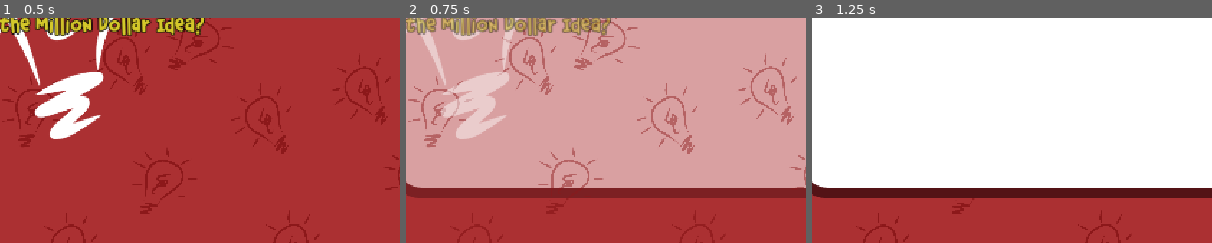
Above: before the commit, frames 1-3 (left to right).
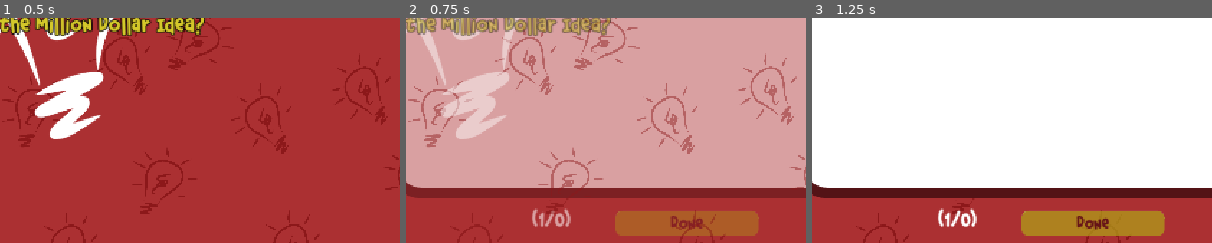
Above: after the commit, the same moments.

Repository: banana67676/Pitch-It-2025-2026
Game: Godot game, scene res://Scenes/Display Scene/Display_Scene.tscn
Two runs of this game, one before a commit and one after it. Both use one fixed random seed, a clock stepped at 60 frames per second and the inputs below. This scene is started directly instead of the project's main scene.
Inputs (mouse positions are % of the whole screen's width and height, from its top left):
- Up to frame 1 (0.5 s): no input
- Up to frame 2 (0.75 s): click (78, 95) at 0.5 s, where only the run after the commit has a clickable "Done"
- Up to frame 3 (1.25 s): no input
The pictures show only the part of the screen within x 43-93%, y 50-100%; the shares and areas given below are measured in that part.

Frame 1 is identical in both runs. In frame 2, 4.2% of the frame differs, in the area x 31-89%, y 84-97%; in frame 3, 4.4%.

Commit message:
start of the done button

Diff:
--- a/Scenes/Creation Scene/Creation_Scene.tscn
+++ b/Scenes/Creation Scene/Creation_Scene.tscn
@@ -5,7 +5,7 @@
 [ext_resource type="Theme" uid="uid://b7qrc55c1kxgl" path="res://Assets/GameTheme.tres" id="2_42e26"]
 [ext_resource type="PackedScene" uid="uid://6b5nae3lm6ou" path="res://Card/Card Content/Card.tscn" id="3_4ok8t"]
 [ext_resource type="PackedScene" uid="uid://cyweidcx36nir" path="res://UI/Timer/timer.tscn" id="6_6loq4"]
-[ext_resource type="PackedScene" uid="uid://dd60pjnm1aiw6" path="res://Scenes/Settings Scene/Settings_Scene.tscn" id="7_vy3qb"]
+[ext_resource type="PackedScene" uid="uid://dd60pjnm1aiw6" path="res://Scenes/Settings Scene/settings_scene.tscn" id="7_vy3qb"]
 
 [node name="Creation_Scene" type="Control"]
 layout_mode = 3
@@ -112,13 +112,21 @@
 caret_blink = true
 
 [node name="What" parent="." instance=ExtResource("3_4ok8t")]
-position = Vector2(25, 210)
+layout_mode = 0
+offset_left = 25.0
+offset_top = 210.0
+offset_right = 410.0
+offset_bottom = 459.0
 rotation = -0.08726645
 scale = Vector2(0.6, 0.6)
 card_type = 1
 
 [node name="Who" parent="." instance=ExtResource("3_4ok8t")]
-position = Vector2(25, 320)
+layout_mode = 0
+offset_left = 25.0
+offset_top = 320.0
+offset_right = 410.0
+offset_bottom = 569.0
 rotation = 0.13962634
 scale = Vector2(0.6, 0.6)
 
--- a/Scenes/Display Scene/Display_Scene.tscn
+++ b/Scenes/Display Scene/Display_Scene.tscn
@@ -1,8 +1,9 @@
-[gd_scene load_steps=32 format=3 uid="uid://btymdikyjn22l"]
+[gd_scene load_steps=33 format=3 uid="uid://btymdikyjn22l"]
 
 [ext_resource type="Script" uid="uid://dhbna7umiw7h4" path="res://Scenes/Display Scene/display.gd" id="1_o62vh"]
 [ext_resource type="PackedScene" uid="uid://cyweidcx36nir" path="res://UI/Timer/timer.tscn" id="4_vsoll"]
-[ext_resource type="PackedScene" uid="uid://dd60pjnm1aiw6" path="res://Scenes/Settings Scene/Settings_Scene.tscn" id="6_nmnxq"]
+[ext_resource type="Theme" uid="uid://b7qrc55c1kxgl" path="res://Assets/GameTheme.tres" id="6_lj7yx"]
+[ext_resource type="PackedScene" uid="uid://dd60pjnm1aiw6" path="res://Scenes/Settings Scene/settings_scene.tscn" id="6_nmnxq"]
 [ext_resource type="Texture2D" uid="uid://bx8kfclenkpg" path="res://Assets/grabber.svg" id="7_vg7wq"]
 [ext_resource type="Texture2D" uid="uid://c3jy0gp8ynxlw" path="res://Assets/grabber_highlight.svg" id="8_e1xid"]
 
@@ -479,3 +480,38 @@
 offset_top = 16.0
 offset_right = 1136.0
 offset_bottom = 16.0
+
+[node name="DoneMargin" type="MarginContainer" parent="."]
+layout_mode = 0
+offset_left = 574.0
+offset_top = 592.0
+offset_right = 1051.0
+offset_bottom = 638.0
+size_flags_horizontal = 3
+theme_override_constants/margin_left = 30
+theme_override_constants/margin_top = 0
+theme_override_constants/margin_right = 45
+
+[node name="HBoxContainer" type="HBoxContainer" parent="DoneMargin"]
+layout_mode = 2
+theme_override_constants/separation = -10
+
+[node name="DonePlayers" type="Label" parent="DoneMargin/HBoxContainer"]
+unique_name_in_owner = true
+layout_mode = 2
+size_flags_horizontal = 3
+theme_override_font_sizes/font_size = 28
+text = "(3/5)"
+horizontal_alignment = 1
+
+[node name="DoneButton" type="Button" parent="DoneMargin/HBoxContainer"]
+unique_name_in_owner = true
+layout_mode = 2
+size_flags_horizontal = 3
+size_flags_vertical = 4
+theme = ExtResource("6_lj7yx")
+theme_type_variation = &"ButtonSmall"
+theme_override_font_sizes/font_size = 24
+text = "Done"
+
+[connection signal="pressed" from="DoneMargin/HBoxContainer/DoneButton" to="." method="_on_done_button_pressed"]
--- a/Scenes/Display Scene/display.gd
+++ b/Scenes/Display Scene/display.gd
@@ -7,9 +7,15 @@
 @onready var slogan: Label = %Slogan
 @onready var player_name: Label = %PlayerName
 
+var is_done: bool = false
+
+
 
 func _ready() -> void:
+	MultiplayerManager.done_players = 0
+	_set_done_players(0, MultiplayerManager.players.size())
 	GDSync.expose_func(display_card)
+	GDSync.expose_func(display_done_button)
 	output = Sprite2D.new()
 	output.centered = false
 	var canvas_fill = PackedByteArray()
@@ -21,6 +27,14 @@
 	output.global_position = Vector2(478, 92) #where the drawing is put on the screen
 	output.scale = Vector2(0.807, 0.807) #scale the drawing appropriately to fit the frame
 	add_child(output)
+
+
+@rpc("any_peer", "call_local", "reliable")
+func display_done_button() -> void:
+	MultiplayerManager.done_players += 1
+	var total_players := MultiplayerManager.players.size()
+	_set_done_players(MultiplayerManager.done_players, total_players)
+
 
 
 #function to display the card (this function is called on connected peer)
@@ -40,3 +54,20 @@
 func repeat_fill(array: PackedByteArray, suppliant: PackedByteArray) -> void:
 	for i in range(array.size()):
 		array.set(i, suppliant[i % suppliant.size()])
+
+func _set_done_players(done_players: int, total_players: int) -> void:
+	%DonePlayers.text = "(" + str(done_players) + "/" + str(total_players) + ")" #the formatting for done players
+	if done_players == total_players: #if everyone has finished
+		MultiplayerManager.paused = true #pause the timer
+		MultiplayerManager.start(.1) #start the timer with .1 seconds left
+		MultiplayerManager.paused = false #unpause the timer
+		MultiplayerManager.done_players = 0
+
+
+func _on_done_button_pressed() -> void:
+	if is_done:
+		is_done = false  # already pressed, do nothing
+	is_done = true
+	%DoneButton.disabled = true
+	# tell EVERYONE that a player just finished viewing
+	GDSync.call_func_all(display_done_button)
--- a/Singletons/Multiplayer_Manager.gd
+++ b/Singletons/Multiplayer_Manager.gd
@@ -150,7 +150,7 @@
 	# VOTING
 	GDSync.call_func_all(GameManager.change_game_state, [GameManager.game_state_enum.voting, false, 1]) #switch to voting scene
 	await GameManager.scene_changed #wait for scene to change
-	start(GameManager.get_voting_time()) #start the timer
+	start(GameManager.voting_time) #start the timer
 	await self.timeout #wait until the time runs out
 
 	#Calculations for the votes
